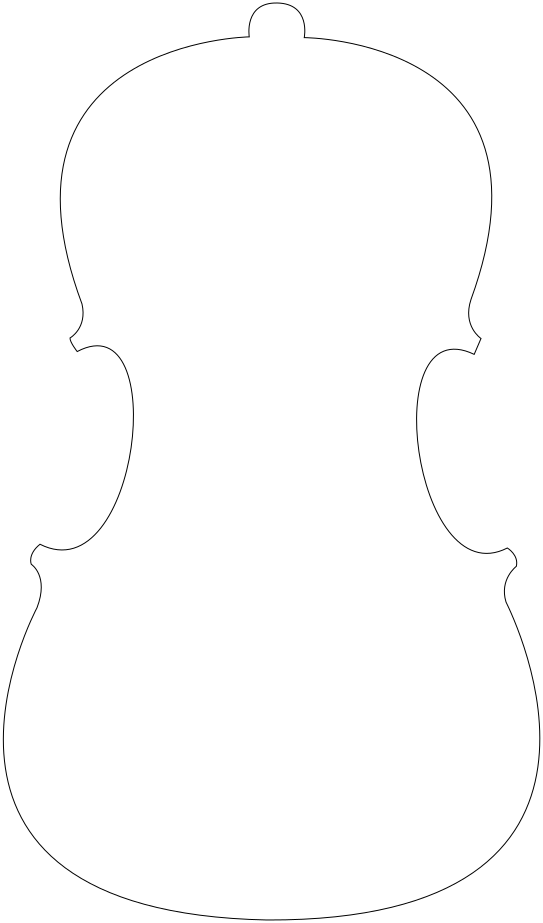
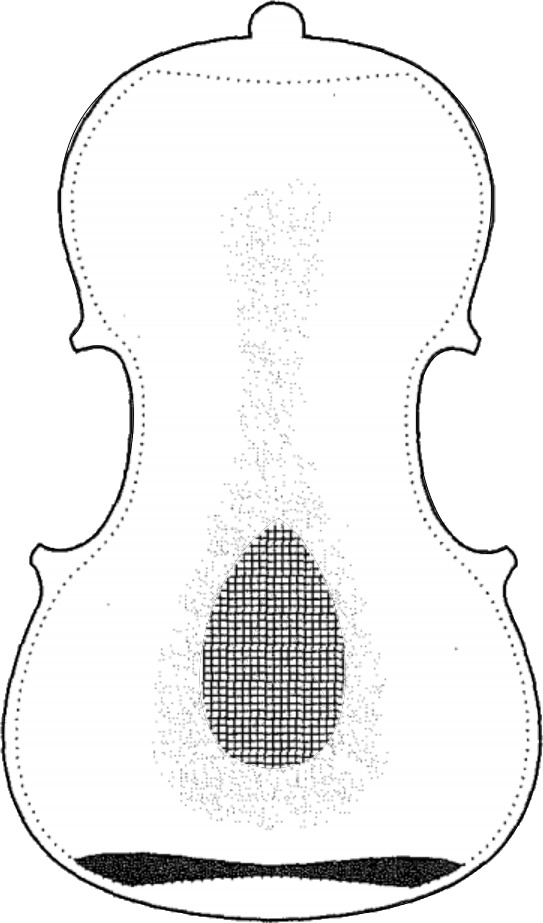
Revision of a layered 543×923 image; what changed, layer by layer:
painted on "plate" over [199, 518, 346, 769]
showed "back #2.png" over [0, 0, 543, 923]
hid "bg" over [0, 0, 543, 923]
